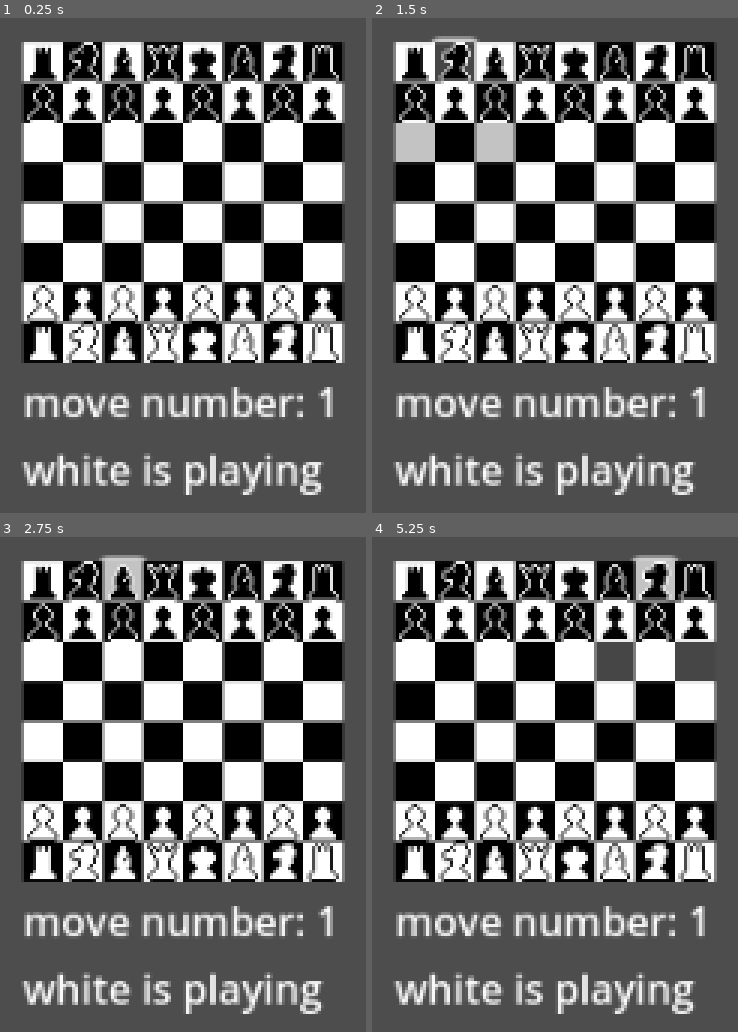
Above: before the commit, frames 1-4 (two rows, left to right).
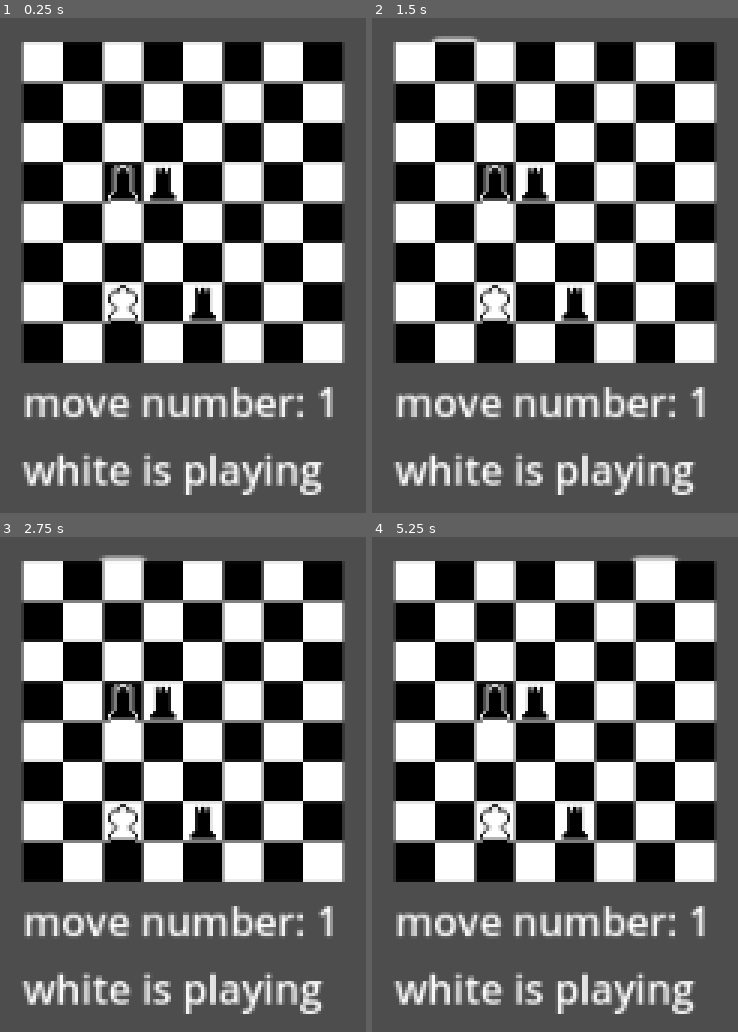
Above: after the commit, the same moments.

Repository: Hanekawa-chan/chess
Game: Godot game, scene res://scenes/game.tscn
Two runs of this game, one before a commit and one after it. Both use one fixed random seed, a clock stepped at 60 frames per second and the inputs below. This scene is started directly instead of the project's main scene.
Inputs (mouse positions are in pixels of both pictures, inside the frame that each line leads up to):
- Up to frame 1 (0.25 s): no input
- Up to frame 2 (1.5 s): click (415, 62) at 0.5 s; click (456, 62) at 1.25 s
- Up to frame 3 (2.75 s): click (124, 581) at 2 s
- Up to frame 4 (5.25 s): click (536, 581) at 2.75 s; click (573, 581) at 3.5 s; click (613, 581) at 4.25 s; click (653, 581) at 5 s

The runs differ from the first frame. In frame 1, 11% of the frame differs, in the area x 7-93%, y 4-70%; in frame 2, 13%; in frame 3, 11%; in frame 4, 13%, in the area x 7-94%, y 4-70%.

Commit message:
fixed not losing

Diff:
--- a/scripts/game.gd
+++ b/scripts/game.gd
@@ -110,12 +110,13 @@
 
 # Called when the node enters the scene tree for the first time.
 func _ready():
-	var _board = get_initial_board()
+	var _board = get_test_initial_board()
 	for cell in chess_grid.get_children():
 		cell.initialize()
 		for piece in _board:
 			if piece.place == cell.place:
 				cell.piece = piece
+				piece.tile = cell
 				break
 	get_available_moves(chess_grid.get_children())
 
@@ -132,7 +133,6 @@
 	print(Side.keys()[side], " player lost")
 
 func get_available_moves(grid: Array):
-	print("getting available moves")
 	for tile in grid:
 		if tile.piece != null:
 			tile.movable_places = get_all_moves(tile.piece, grid)
@@ -160,7 +160,7 @@
 		for t in chess_grid.get_children():
 			if tile.place == t.place:
 				if t.piece != null:
-					t.piece.movable_places = tile.convert_movable_places(chess_grid.get_children())
+					t.movable_places = tile.convert_movable_places(chess_grid.get_children())
 
 func get_king_killers(side: Side, grid: Array):
 	var enemy_side = Side.White
@@ -172,6 +172,7 @@
 			for place in tile.movable_places:
 				if place.piece != null && place.piece.figure == Pieces.King && place.piece.color == side:
 					killers.append(place)
+					#print("killer of my pingas ", place.place)
 	return killers
 
 func reduce_moves(grid: Array, side):
@@ -179,35 +180,48 @@
 	for tile in grid:
 		var not_movable_places = []
 		for place in tile.movable_places:
-			print(place)
 			var simulated_grid = simulate_move(tile, place, grid)
 			get_available_moves(simulated_grid)
+			print_grid(simulated_grid)
 			var killers = get_king_killers(side, simulated_grid)
 			if len(killers) > 0:
 				not_movable_places.append(place)
 		for place in not_movable_places:
 			tile.movable_places.erase(place)
-		if len(tile.movable_places) > 0:
+		if tile.piece != null && tile.piece.color == side && len(tile.movable_places) > 0:
 			movable_pieces += 1
 	return movable_pieces > 0
 
+func print_grid(grid: Array):
+		#print("start")
+	for tile in grid:
+		if tile.piece != null:
+			var piece = tile.piece
+			var place = tile.place
+			#print("Pos:", place, " Fig:", Pieces.keys()[piece.figure], " Color:", Side.keys()[piece.color])
+# TODO somewhere movable_places are not clearing
 # simulate_move duplicates grid and deletes piece on the old tile and places it on the new tile on duplicated grid
 func simulate_move(tile, place, grid):
-	var tile_to_move
 	var new_grid = []
 	for t in grid:
 		var new_tile = t.make_copy()
 		if new_tile.piece != null && new_tile.piece.place == tile.piece.place:
 			new_tile.piece = null
-		if new_tile.piece != null && new_tile.piece.place == place.place:
-			tile_to_move = new_tile
+		if new_tile.place == place.place:
+			new_tile.piece = tile.piece.make_copy()
+			new_tile.piece.tile_model = new_tile
 		new_grid.append(new_tile)
 
-	tile_to_move.piece = tile.piece.make_copy()
-	tile_to_move.piece.tile_model = tile_to_move
-
 	return new_grid
 
+func get_test_initial_board():
+	var _board = [
+		Piece.new(Vector2i(2,6), Pieces.King),
+		Piece.new(Vector2i(2,3), Pieces.Rook, Side.Black),
+		Piece.new(Vector2i(3,3), Pieces.Rook, Side.Black),
+		Piece.new(Vector2i(4,6), Pieces.Rook, Side.Black),
+	]
+	return _board
 
 func get_initial_board():
 	var _board = [
--- a/scripts/tile.gd
+++ b/scripts/tile.gd
@@ -12,6 +12,7 @@
 			if tile != null:
 				pieces.set_cell(tile.place, 0)
 				tile.piece = null
+				tile.movable_places = []
 				value.place = place
 				value.moved = true
 		piece = value
@@ -41,7 +42,7 @@
 
 func _on_button_up():
 	if piece != null:
-		print("clicked me! Pos:", place, " Fig:", Game.Pieces.keys()[piece.figure], " Color:", Game.Side.keys()[piece.color], " Available moves:", movable_places)
+		#print("clicked me! Pos:", place, " Fig:", Game.Pieces.keys()[piece.figure], " Color:", Game.Side.keys()[piece.color], " Available moves:", movable_places)
 		if game.active_piece != null:
 			if game.active_piece.color == piece.color:
 				game.active_piece = piece
@@ -52,19 +53,21 @@
 				for pos in active_piece.tile.movable_places:
 					if pos.place == place:
 						# PIECE MOVES
+						#print("active", active_piece)
 						piece = active_piece
 						game.move_number += 1
 						game.new_round(game.chess_grid.get_children())
 		else:
 			game.active_piece = piece
 	else:
-		print("clicked me! Pos:", place, " Empty")
+		#print("clicked me! Pos:", place, " Empty")
 		var active_piece = game.active_piece
 		if active_piece != null:
 			game.active_piece = null
 			for pos in active_piece.tile.movable_places:
 				if pos.place == place:
 					# PIECE MOVES
+					#print("active", active_piece)
 					piece = active_piece
 					game.move_number += 1
 					game.new_round(game.chess_grid.get_children())
